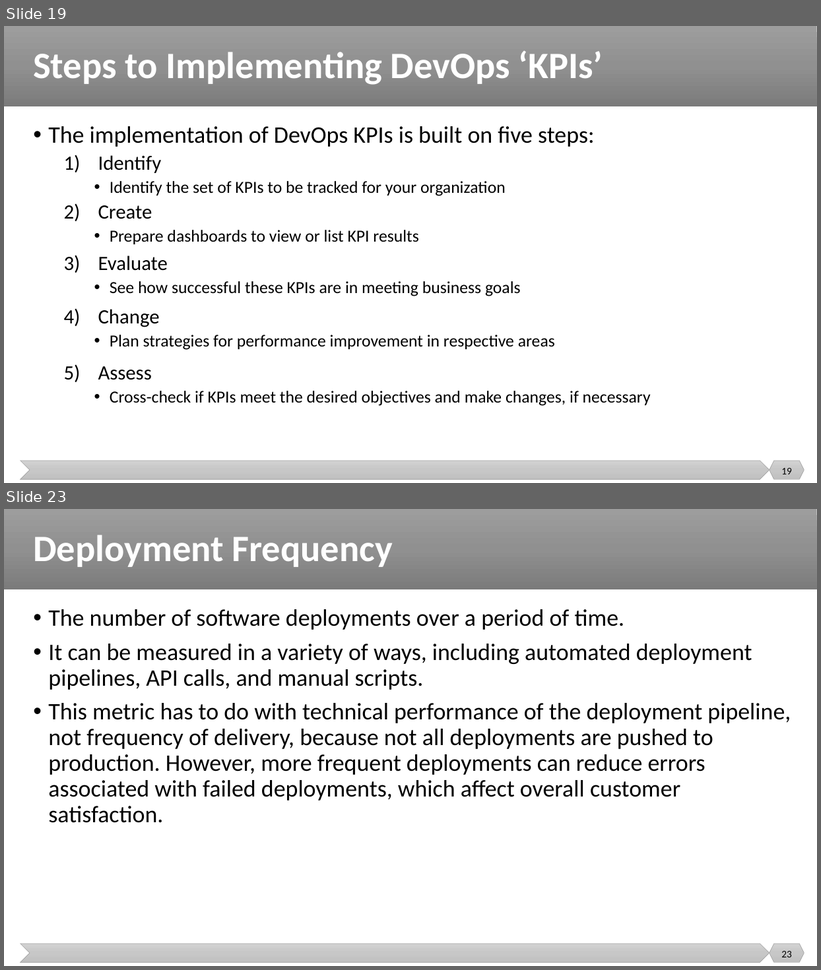
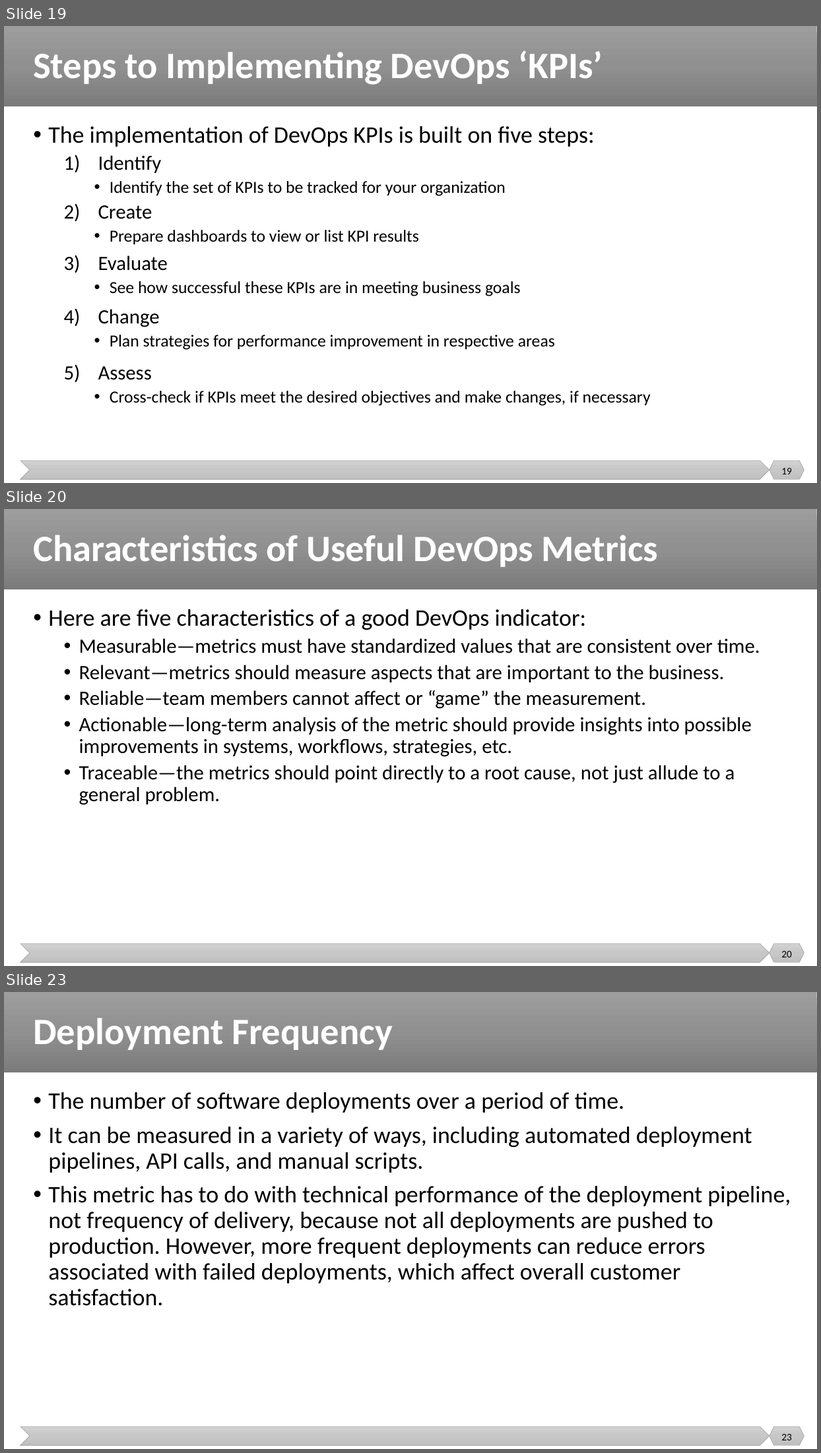
Before and after one commit to malenezi/malenezi, a slide deck: SE489/Lectures/8-DevOps Metrics/DevOps Metrics.pptx. Shown one above the other, each under a label of ours: slides 19 and 23 before the commit, slides 19, 20 and 23 after it; the slides between them are not shown. The pictures are 821x970 and 821x1453 pixels, drawn with LibreOffice and Linux fonts; fonts in the diff are those of the drawing. Boxes give left, top, right and bottom in pixels: in the first picture for what was removed or moved away, otherwise in the second. Text is boxed around its words. In the diff, an @@ line names an element or a change of style, - is before the commit and + after.

```diff
--- a/SE489/Lectures/8-DevOps Metrics/DevOps Metrics.pptx
+++ b/SE489/Lectures/8-DevOps Metrics/DevOps Metrics.pptx
@@ slide 20 added at <box>4,509,817,966</box>, background #FFFFFF; not listed: 3 template elements that a slide beside it also shows @@
@@ title added at <box>33,535,658,567</box>, 44 pt, text #FFFFFF, bold @@
+Characteristics of Useful DevOps Metrics
@@ text added at <box>48,609,760,805</box>, 24 pt, text #000000 @@
+• Here are five characteristics of a good DevOps indicator:
+  • Measurable—metrics must have standardized values that are consistent over time.
+  • Relevant—metrics should measure aspects that are important to the business.
+  • Reliable—team members cannot affect or “game” the measurement.
+  • Actionable—long-term analysis of the metric should provide insights into possible improvements in systems, workflows, strategies, etc.
+  • Traceable—the metrics should point directly to a root cause, not just allude to a general problem.
@@ page number added at <box>781,951,792,958</box>, 12 pt, text #000000 @@
+20
```
Also in this commit, not shown: 3 slides changed, 11 other slides added, 1 slide removed.
